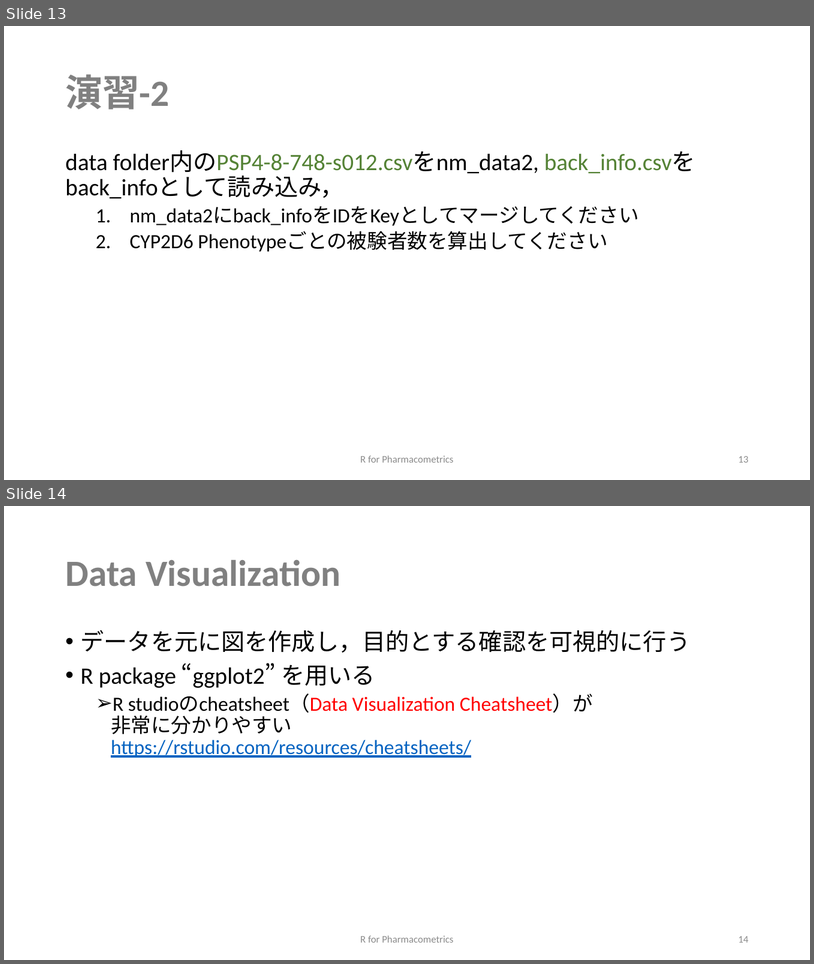
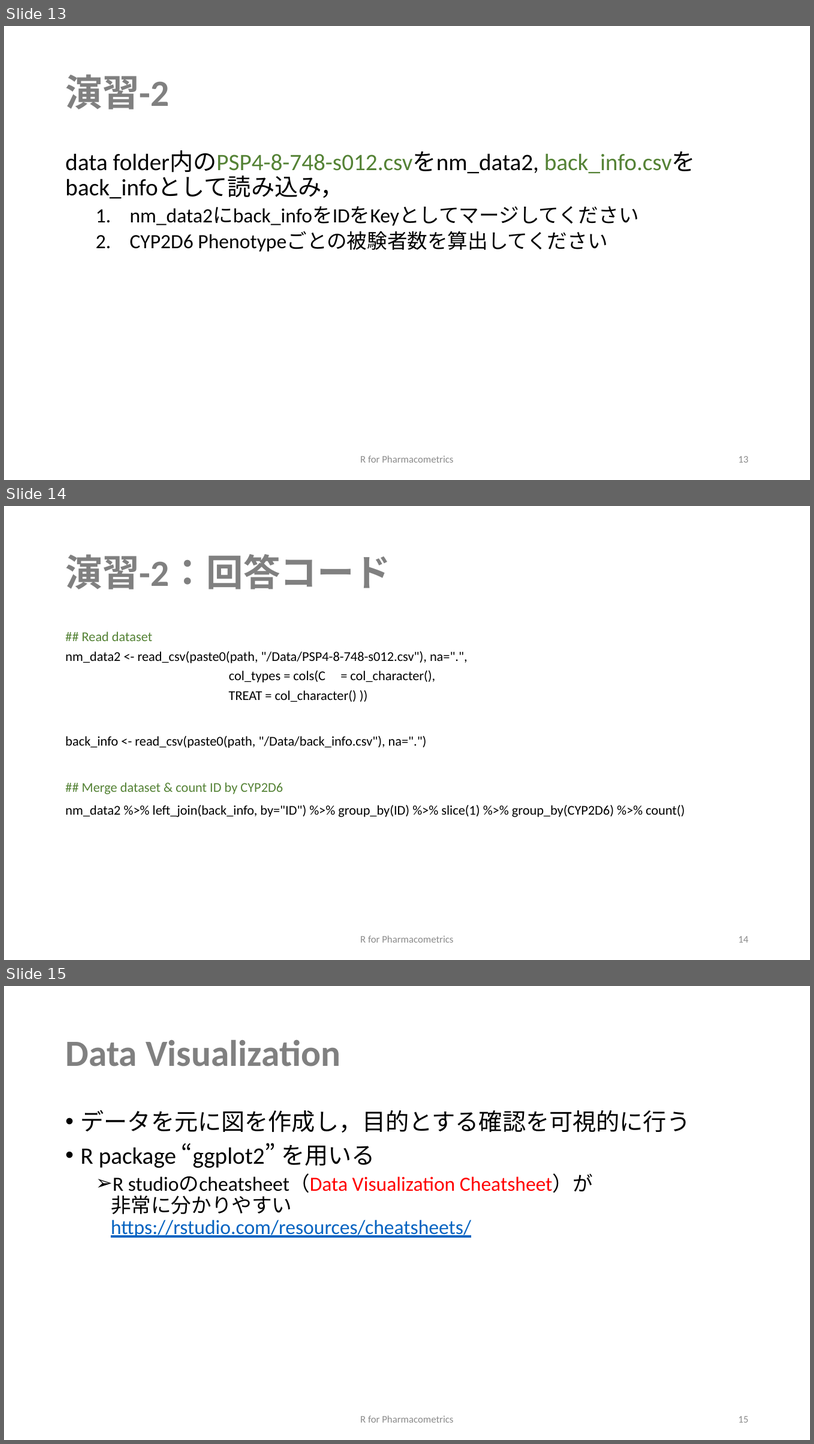
Before and after one commit to MasatoFukae/R-for-PMx, a slide deck: sample/1_data_handling.pptx. Shown one above the other, each under a label of ours: slides 13 and 14 before the commit, slides 13, 14 and 15 after it. The pictures are 814x964 and 814x1444 pixels, drawn with LibreOffice and Linux fonts; fonts in the diff are those of the drawing. Boxes give left, top, right and bottom in pixels: in the first picture for what was removed or moved away, otherwise in the second. Text is boxed around its words. In the diff, an @@ line names an element or a change of style, - is before the commit and + after.

```diff
--- a/sample/1_data_handling.pptx
+++ b/sample/1_data_handling.pptx
@@ slide 14 added at bbox=[4, 506, 810, 960], background #FFFFFF @@
@@ title added at bbox=[65, 554, 391, 589], 44 pt, text #808080, bold @@
+演習-2：回答コード
@@ text added at bbox=[65, 631, 685, 817], 16 pt, text #000000 @@
+## Read dataset
+nm_data2 <- read_csv(paste0(path, "/Data/PSP4-8-748-s012.csv"), na=".",
+col_types = cols(C = col_character(),
+TREAT = col_character() ))
+back_info <- read_csv(paste0(path, "/Data/back_info.csv"), na=".")
+## Merge dataset & count ID by CYP2D6
+nm_data2 %>% left_join(back_info, by="ID") %>% group_by(ID) %>% slice(1) %>% group_by(CYP2D6) %>% count()
@@ text added at bbox=[360, 935, 453, 942], 12 pt, text #8C8C8C @@
+R for Pharmacometrics
@@ page number added at bbox=[738, 936, 749, 942], 12 pt, text #8C8C8C @@
+14
@@ what was slide 14 is now slide 15 @@
@@ page number at bbox=[738, 1416, 749, 1422]: text changed @@
-14
+15
```
Also in this commit, not shown: 6 slides changed, 1 other slide added, 3 slides removed, 12 other files.
